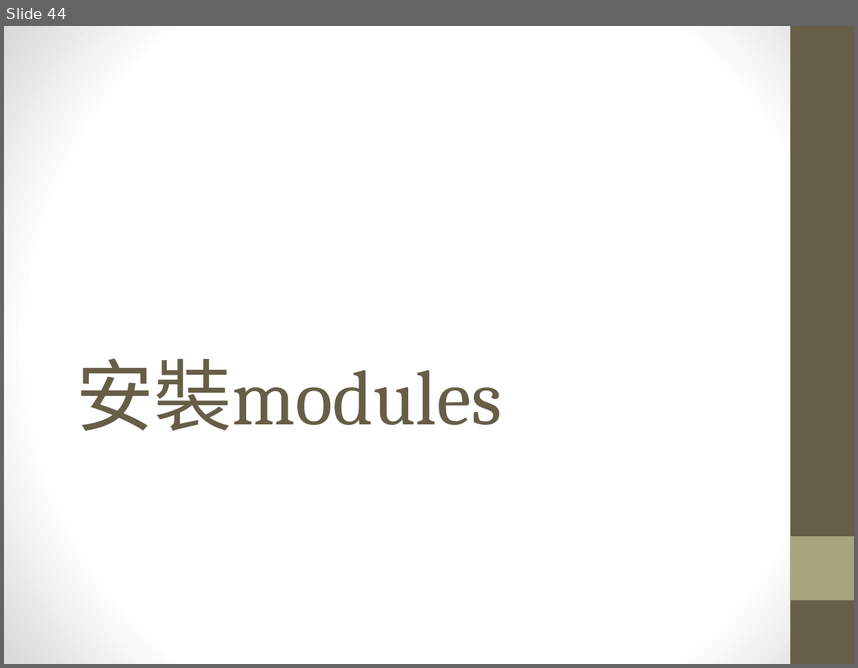
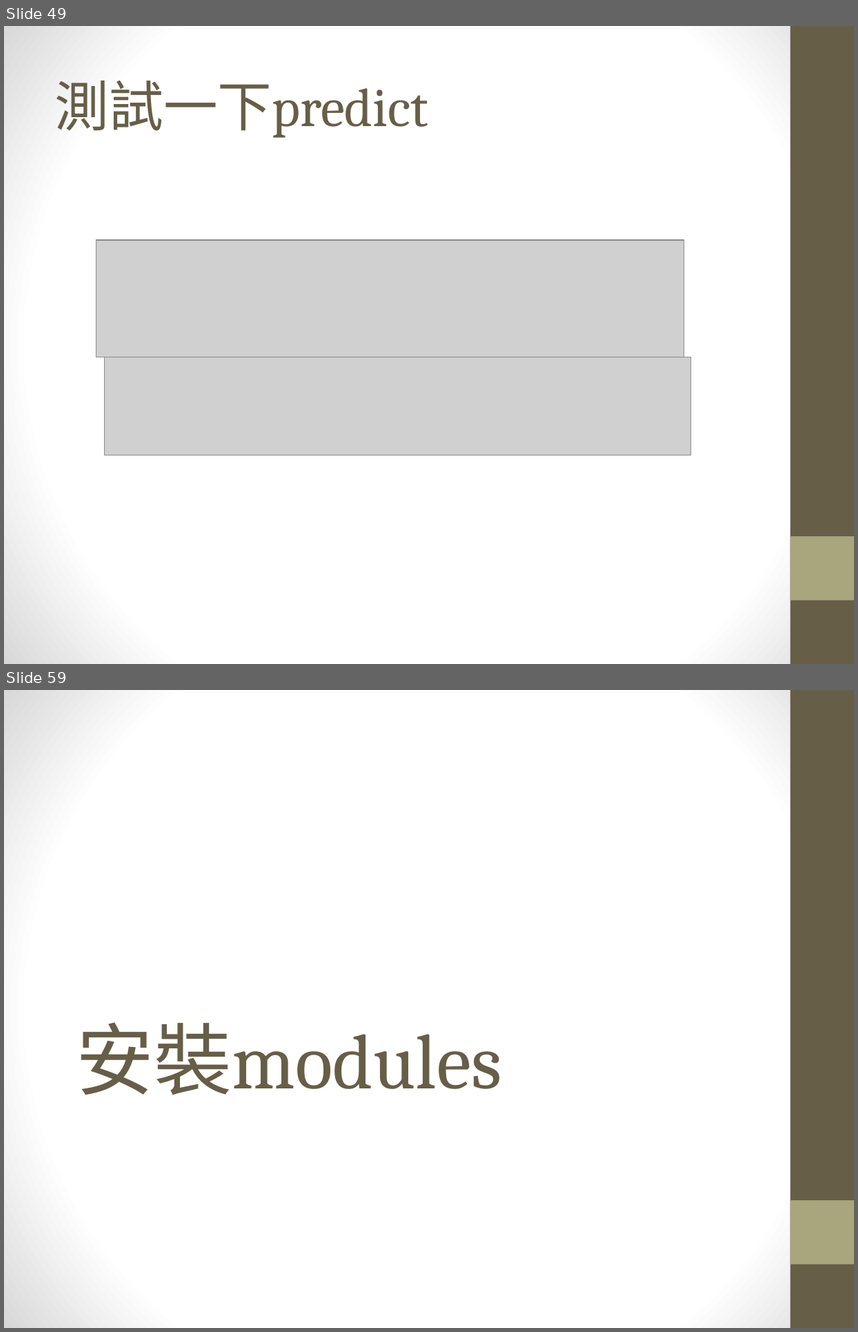
Before and after one commit to maloyang/KH20220820_Python_ML_DL, a slide deck: W05/W05_skl2web.pptx. Shown one above the other, each under a label of ours: slide 44 before the commit, slides 49 and 59 after it; the slides between them are not shown. The pictures are 858x668 and 858x1332 pixels, drawn with LibreOffice and Linux fonts; fonts in the diff are those of the drawing; grey boxes stand for pictures. Boxes give left, top, right and bottom in pixels: in the first picture for what was removed or moved away, otherwise in the second. Text is boxed around its words. In the diff, an @@ line names an element or a change of style, - is before the commit and + after.

```diff
--- a/W05/W05_skl2web.pptx
+++ b/W05/W05_skl2web.pptx
@@ slide 49 added at (4, 26, 854, 664), background gradient #FFFFFF to #D8D8D8; not listed: 2 template elements that a slide beside it also shows @@
@@ title added at (55, 80, 428, 138), 46 pt, text #675E47 @@
+測試一下predict
@@ picture added at (96, 240, 684, 357) @@
@@ picture added at (104, 357, 691, 454) @@
@@ what was slide 44 is now slide 59 @@
```
Also in this commit, not shown: 1 slide changed, 20 other slides added, 12 other files.
